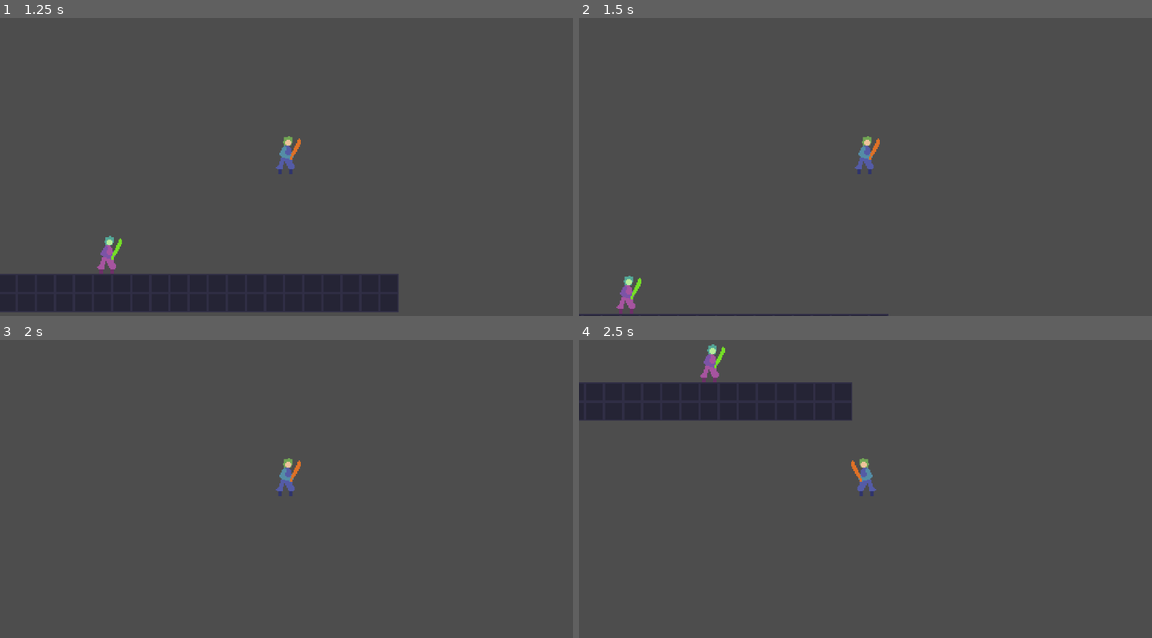
Above: before the commit, frames 1-4 (two rows, left to right).
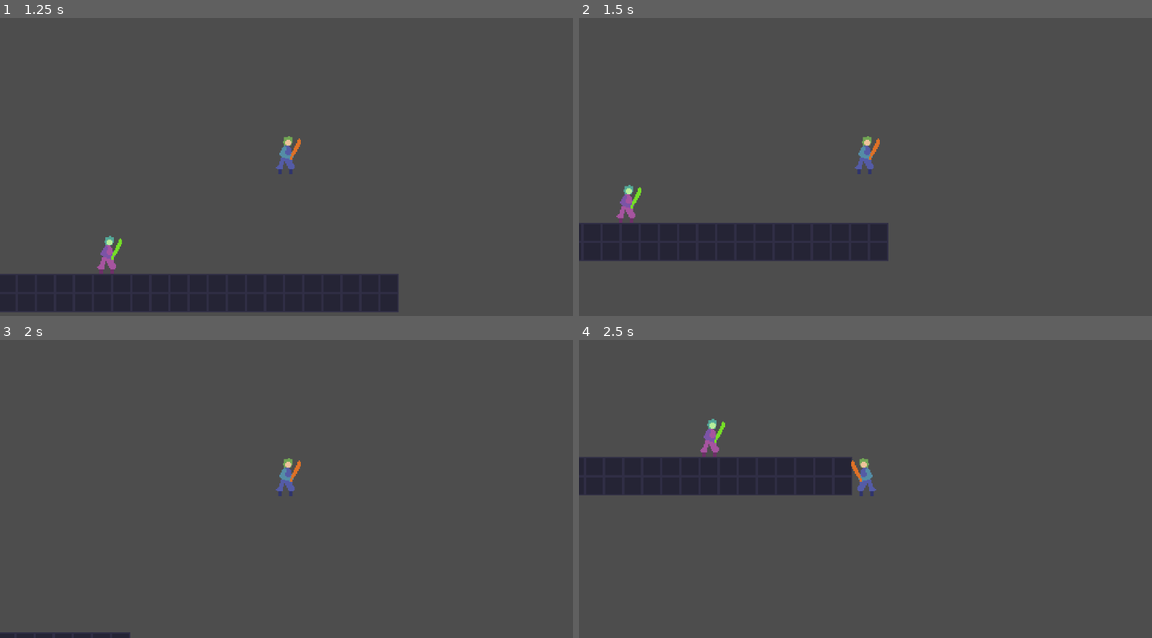
Above: after the commit, the same moments.

Repository: EinarDarri/hr-game-out-of-order
Game: Godot game, scene res://game.tscn
Same seed, same stepped clock (60 frames per second), same inputs: the game is played once before the commit and once after it.
Inputs (mouse positions are in pixels of both pictures, inside the frame that each line leads up to):
- Up to frame 1 (1.25 s): move the mouse to (412, 140) at 0.52 s; hold D (move_right) from 0.53 s (still down); hold S (look_down, bound only after the commit) from 0.53 s (still down); tap Space (move_jump) at 0.77 s; tap W (look_up, bound only after the commit) at 0.8 s
- Up to frame 2 (1.5 s): keep holding D (move_right); move the mouse to (750, 169) at 1.27 s; release S (look_down, bound only after the commit) at 1.28 s; tap W (look_up, bound only after the commit) at 1.35 s
- Up to frame 3 (2 s): keep holding D (move_right); tap Space (move_jump) at 1.52 s; tap S (look_down, bound only after the commit) at 1.55 s
- Up to frame 4 (2.5 s): move the mouse to (922, 405) at 2.02 s; release D (move_right) at 2.03 s; hold A (move_left) from 2.03 s (still down); hold W (look_up, bound only after the commit) from 2.03 s (still down); click (922, 405) at 2.1 s

Frame 1 is identical in both runs. In frame 2, 7.8% of the frame differs, in the area x 0-54%, y 56-100%; in frame 3, 0.4%; in frame 4, 13%, in the area x 0-48%, y 1-52%.

Commit message:
Add 4-directional attacking

Diff:
--- a/game.tscn
+++ b/game.tscn
@@ -32,7 +32,7 @@
 
 [node name="Spawner" parent="." instance=ExtResource("4_fc0e3")]
 spawing = ExtResource("3_feb5d")
-time_between_spawns = null
+time_between_spawns = 5.0
 LIMIT_LEFT = -220
 LIMIT_TOP = -225
 LIMIT_RIGHT = 300
--- /dev/null
+++ b/player/look_direction.gd
@@ -0,0 +1,15 @@
+extends Node2D
+
+## Handles rotation based on the input mapping and input state.
+func _physics_process(_delta: float) -> void:
+	var dir := Vector2.ZERO
+	if Input.is_action_pressed("move_left"):
+		dir = dir.direction_to(Vector2.LEFT)
+	if Input.is_action_pressed("move_right"):
+		dir = dir.direction_to(Vector2.RIGHT)
+	if Input.is_action_pressed("look_up"):
+		dir = Vector2.UP
+	if Input.is_action_pressed("look_down"):
+		dir = Vector2.DOWN
+
+	rotation = atan2(dir.y, dir.x)
--- a/player/player.gd
+++ b/player/player.gd
@@ -5,8 +5,8 @@
 
 @onready var sprite_2d: Sprite2D = $Sprite2D
 
-@onready var slash: Area2D = $Slash
-@onready var slash_sprite: Sprite2D = $Slash/SlashSprite
+@onready var slash: Area2D = $LookDirection/Slash
+@onready var slash_sprite: Sprite2D = $LookDirection/Slash/SlashSprite
 
 @onready var _dash_timer: Timer = $Dash_timer
 
@@ -26,8 +26,6 @@
 	slash_sprite.visible = false
 
 func _process(delta: float) -> void:
-	slash.look_at(get_global_mouse_position())
-
 	if Input.is_action_just_pressed("attack"):
 		slash_sprite.visible = true
 		for enemy: Enemy in slash.get_overlapping_bodies():
--- a/player/player.tscn
+++ b/player/player.tscn
@@ -1,20 +1,36 @@
-[gd_scene load_steps=6 format=3 uid="uid://bhfbbwbrjypis"]
+[gd_scene load_steps=7 format=3 uid="uid://bhfbbwbrjypis"]
 
 [ext_resource type="Script" uid="uid://bvwwocn1ycoyr" path="res://player/player.gd" id="1_i3pqv"]
 [ext_resource type="Texture2D" uid="uid://mlpbvaqcpuvt" path="res://player/player.png" id="2_hqtel"]
+[ext_resource type="Script" uid="uid://biehrvcex47r" path="res://player/look_direction.gd" id="2_yw30f"]
 [ext_resource type="Texture2D" uid="uid://8f02cr6ok6r2" path="res://player/slash.png" id="3_g1dw6"]
+
+[sub_resource type="RectangleShape2D" id="RectangleShape2D_g1dw6"]
+size = Vector2(23, 24)
 
 [sub_resource type="CapsuleShape2D" id="CapsuleShape2D_ryrav"]
 radius = 4.0
 height = 20.0
 
-[sub_resource type="RectangleShape2D" id="RectangleShape2D_g1dw6"]
-size = Vector2(23, 24)
-
 [node name="Player" type="CharacterBody2D"]
 collision_layer = 2
 collision_mask = 2
 script = ExtResource("1_i3pqv")
+
+[node name="LookDirection" type="Node2D" parent="."]
+script = ExtResource("2_yw30f")
+
+[node name="Slash" type="Area2D" parent="LookDirection"]
+collision_layer = 0
+collision_mask = 4
+
+[node name="SlashSprite" type="Sprite2D" parent="LookDirection/Slash"]
+position = Vector2(18, 0)
+texture = ExtResource("3_g1dw6")
+
+[node name="CollisionShape2D" type="CollisionShape2D" parent="LookDirection/Slash"]
+position = Vector2(11.5, 1)
+shape = SubResource("RectangleShape2D_g1dw6")
 
 [node name="Sprite2D" type="Sprite2D" parent="."]
 texture = ExtResource("2_hqtel")
@@ -25,18 +41,6 @@
 
 [node name="Camera2D" type="Camera2D" parent="."]
 
-[node name="Slash" type="Area2D" parent="."]
-collision_layer = 0
-collision_mask = 4
-
-[node name="SlashSprite" type="Sprite2D" parent="Slash"]
-position = Vector2(18, 0)
-texture = ExtResource("3_g1dw6")
-
-[node name="CollisionShape2D" type="CollisionShape2D" parent="Slash"]
-position = Vector2(11.5, 1)
-shape = SubResource("RectangleShape2D_g1dw6")
-
 [node name="Dash_timer" type="Timer" parent="."]
 wait_time = 2.0
 
--- a/project.godot
+++ b/project.godot
@@ -44,18 +44,34 @@
 move_jump={
 "deadzone": 0.2,
 "events": [Object(InputEventKey,"resource_local_to_scene":false,"resource_name":"","device":-1,"window_id":0,"alt_press …(191 unchanged characters)…
-, Object(InputEventKey,"resource_local_to_scene":false,"resource_name":"","device":-1,"window_id":0,"alt_pressed":false,"shift_pressed":false,"ctrl_pressed":false,"meta_pressed":false,"pressed":false,"keycode":0,"physical_keycode":87,"key_label":0,"unicode":119,"location":0,"echo":false,"script":null)
-, Object(InputEventKey,"resource_local_to_scene":false,"resource_name":"","device":-1,"window_id":0,"alt_pressed":false,"shift_pressed":false,"ctrl_pressed":false,"meta_pressed":false,"pressed":false,"keycode":0,"physical_keycode":4194320,"key_label":0,"unicode":0,"location":0,"echo":false,"script":null)
 ]
 }
 attack={
 "deadzone": 0.2,
 "events": [Object(InputEventMouseButton,"resource_local_to_scene":false,"resource_name":"","device":-1,"window_id":0,"a …(253 unchanged characters)…
+, Object(InputEventKey,"resource_local_to_scene":false,"resource_name":"","device":-1,"window_id":0,"alt_pressed":false,"shift_pressed":false,"ctrl_pressed":false,"meta_pressed":false,"pressed":false,"keycode":0,"physical_keycode":70,"key_label":0,"unicode":102,"location":0,"echo":false,"script":null)
 ]
 }
 move_dash={
 "deadzone": 0.2,
 "events": [Object(InputEventKey,"resource_local_to_scene":false,"resource_name":"","device":-1,"window_id":0,"alt_press …(195 unchanged characters)…
+]
+}
+look_up={
+"deadzone": 0.2,
+"events": [Object(InputEventKey,"resource_local_to_scene":false,"resource_name":"","device":0,"window_id":0,"alt_pressed":false,"shift_pressed":false,"ctrl_pressed":false,"meta_pressed":false,"pressed":false,"keycode":0,"physical_keycode":87,"key_label":0,"unicode":0,"location":0,"echo":false,"script":null)
+, Object(InputEventKey,"resource_local_to_scene":false,"resource_name":"","device":-1,"window_id":0,"alt_pressed":false,"shift_pressed":false,"ctrl_pressed":false,"meta_pressed":false,"pressed":false,"keycode":0,"physical_keycode":4194320,"key_label":0,"unicode":0,"location":0,"echo":false,"script":null)
+]
+}
+look_down={
+"deadzone": 0.2,
+"events": [Object(InputEventKey,"resource_local_to_scene":false,"resource_name":"","device":-1,"window_id":0,"alt_pressed":false,"shift_pressed":false,"ctrl_pressed":false,"meta_pressed":false,"pressed":false,"keycode":0,"physical_keycode":83,"key_label":0,"unicode":115,"location":0,"echo":false,"script":null)
+, Object(InputEventKey,"resource_local_to_scene":false,"resource_name":"","device":-1,"window_id":0,"alt_pressed":false,"shift_pressed":false,"ctrl_pressed":false,"meta_pressed":false,"pressed":false,"keycode":0,"physical_keycode":4194322,"key_label":0,"unicode":0,"location":0,"echo":false,"script":null)
+]
+}
+interact={
+"deadzone": 0.2,
+"events": [Object(InputEventKey,"resource_local_to_scene":false,"resource_name":"","device":-1,"window_id":0,"alt_pressed":false,"shift_pressed":false,"ctrl_pressed":false,"meta_pressed":false,"pressed":false,"keycode":0,"physical_keycode":69,"key_label":0,"unicode":101,"location":0,"echo":false,"script":null)
 ]
 }
 
Not shown, added: player/look_direction.gd.uid
